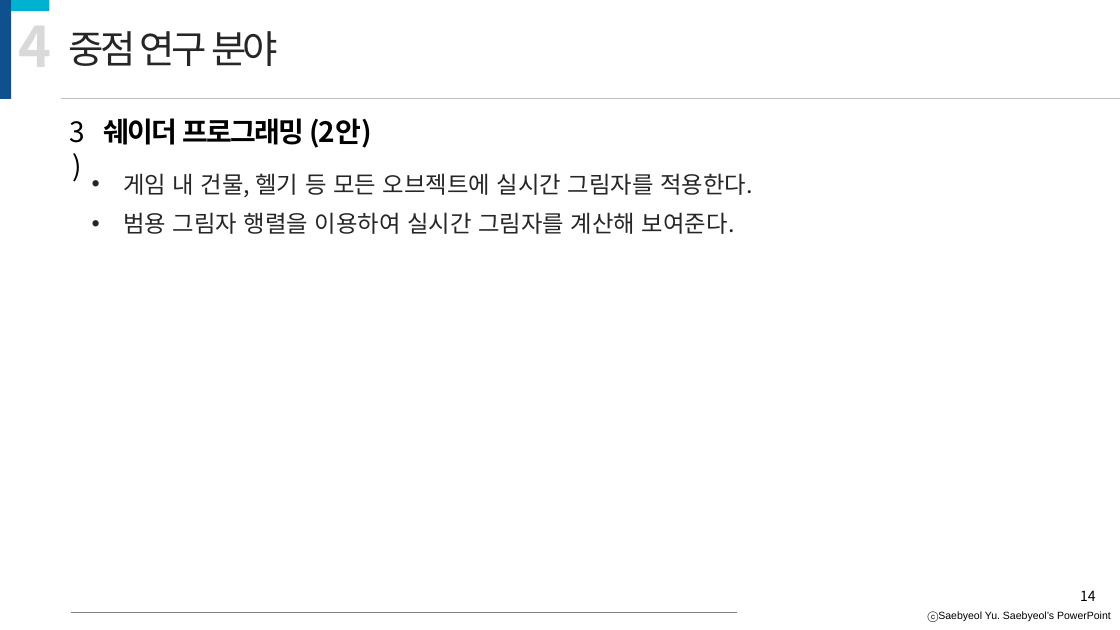
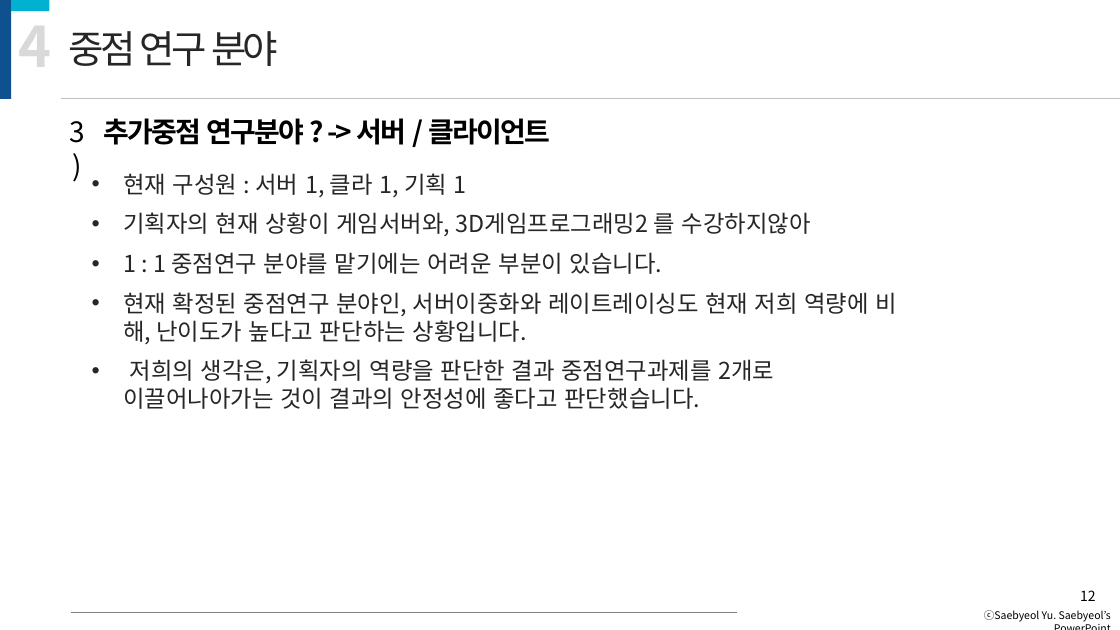
Before and after one commit to kiption/XD, a slide deck: slide 12 of 졸작_기획/[수정][제안서] Revenger_김승환_허재성_이세철.pptx (slide 14 before the commit). Drawn at 1120x630 pixels with LibreOffice and Linux fonts; fonts in the diff are those of the drawing. Boxes give left, top, right and bottom in pixels: in the first picture for what was removed or moved away, otherwise in the second. Text is boxed around its words. In the diff, an @@ line names an element or a change of style, - is before the commit and + after.

```diff
--- a/졸작_기획/[수정][제안서] Revenger_김승환_허재성_이세철.pptx
+++ b/졸작_기획/[수정][제안서] Revenger_김승환_허재성_이세철.pptx
@@ text at [104, 118, 550, 145]: text changed @@
-쉐이더 프로그래밍 (2안)
+추가중점 연구분야 ? -> 서버 / 클라이언트
@@ text at [123, 173, 896, 409]: text changed @@
-• 게임 내 건물, 헬기 등 모든 오브젝트에 실시간 그림자를 적용한다.
-• 범용 그림자 행렬을 이용하여 실시간 그림자를 계산해 보여준다.
+• 현재 구성원 : 서버 1, 클라 1, 기획 1
+• 기획자의 현재 상황이 게임서버와, 3D게임프로그래밍2 를 수강하지않아
+• 1 : 1 중점연구 분야를 맡기에는 어려운 부분이 있습니다.
+• 현재 확정된 중점연구 분야인, 서버이중화와 레이트레이싱도 현재 저희 역량에 비해, 난이도가 높다고 판단하는 상황입니다.
+• 저희의 생각은, 기획자의 역량을 판단한 결과 중점연구과제를 2개로 이끌어나아가는 것이 결과의 안정성에 좋다고 판단했습니다.니
@@ page number at [1080, 590, 1096, 601]: text changed @@
-14
+12
@@ text "ⓒSaebyeol Yu. Saebyeol’s PowerPoint" at [984, 610, 1111, 622]: font Arial to Noto Sans CJK KR @@
```
Also in this commit, not shown: 10 other slides changed, 3 slides removed.
